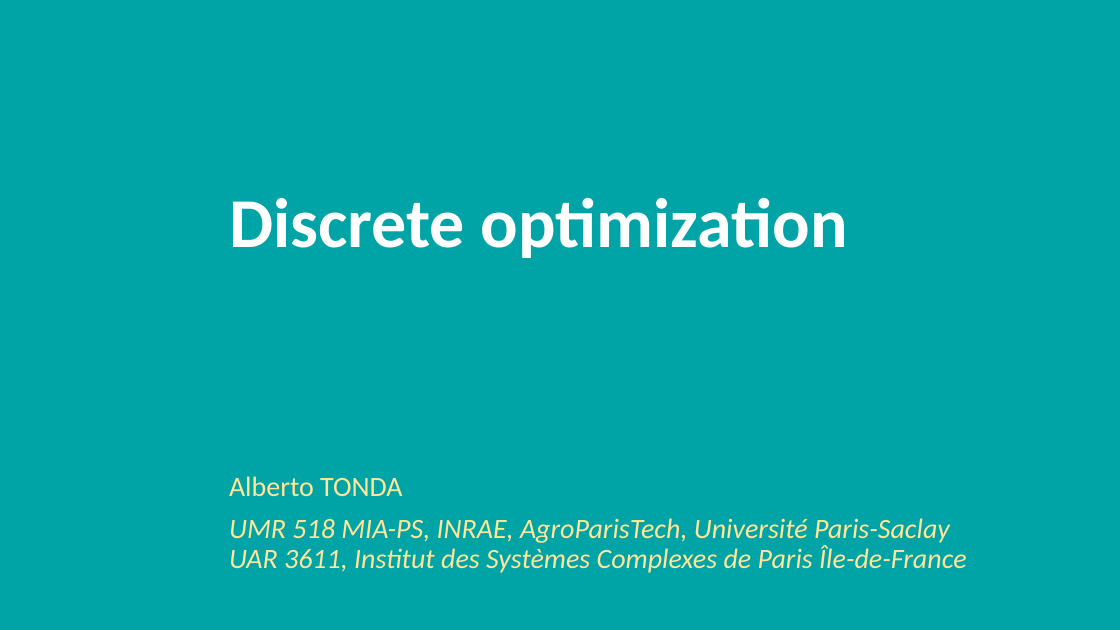
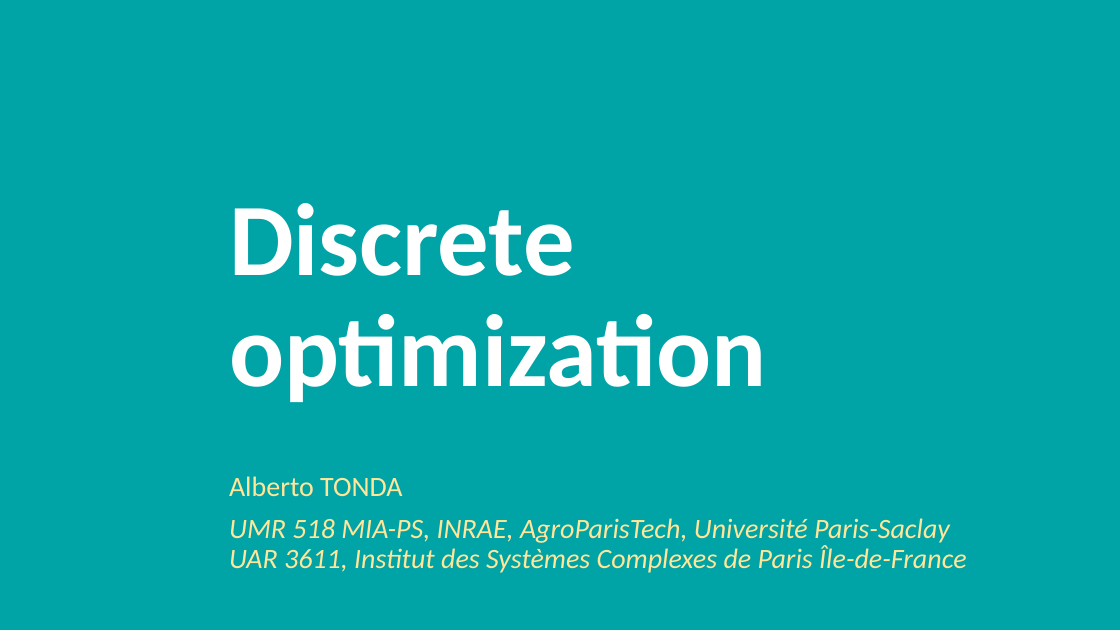
Before and after one commit to albertotonda/teaching, a slide deck: slide 1 of optimization-methods-for-artificial-intelligence/optimization-discrete.pptx. Drawn at 1120x630 pixels with LibreOffice and Linux fonts; fonts in the diff are those of the drawing; background and template pictures are left out. Boxes give left, top, right and bottom in pixels: in the first picture for what was removed or moved away, otherwise in the second. Text is boxed around its words. In the diff, an @@ line names an element or a change of style, - is before the commit and + after.

Commit message:
Added new slides for optimization of structures

```diff
--- a/optimization-methods-for-artificial-intelligence/optimization-discrete.pptx
+++ b/optimization-methods-for-artificial-intelligence/optimization-discrete.pptx
@@ title "Discrete optimization" at (229,203,767,402): size 60 to 88 pt @@
```
Also in this commit, not shown: 1 other slide changed, 7 slides added, 6 other files.
